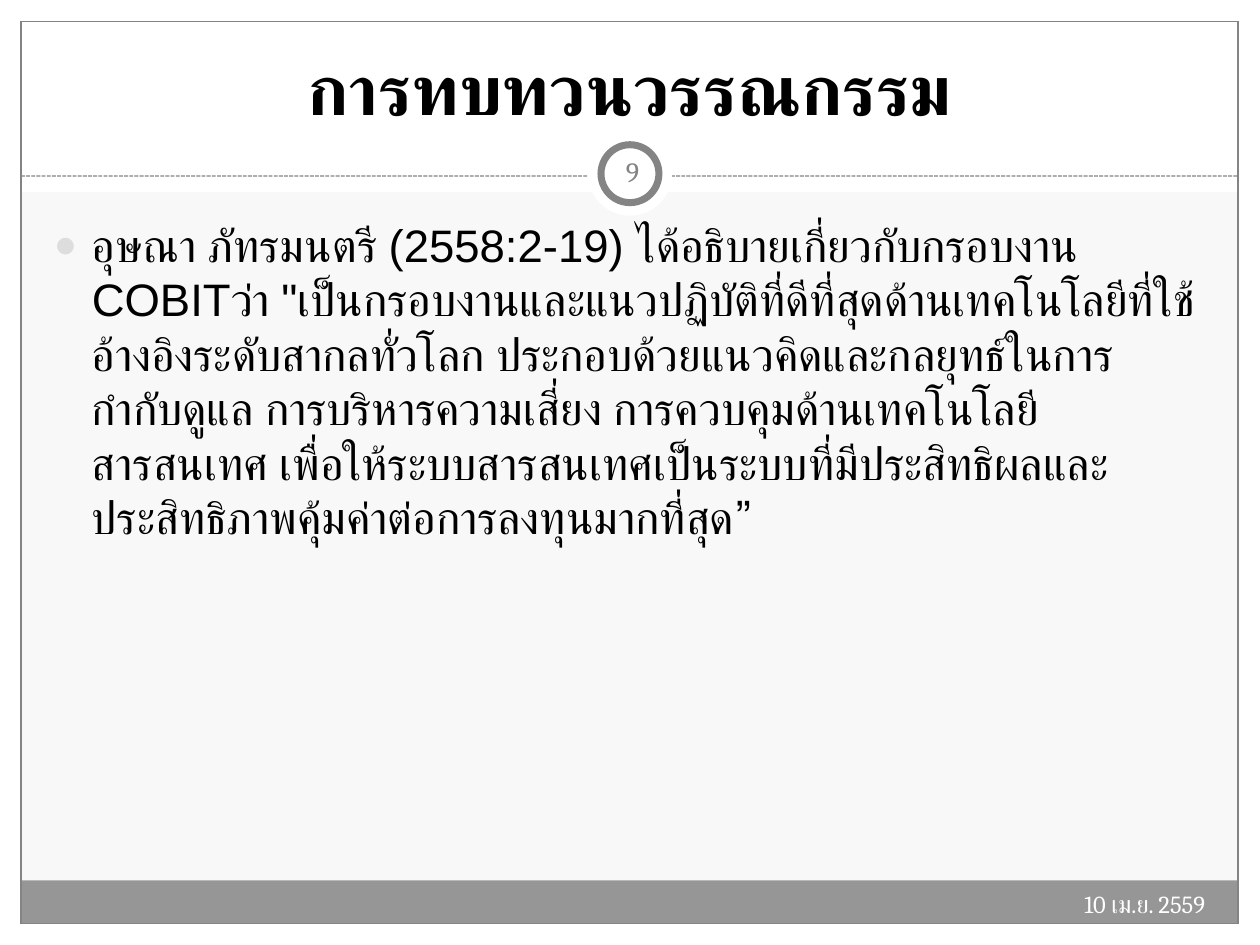
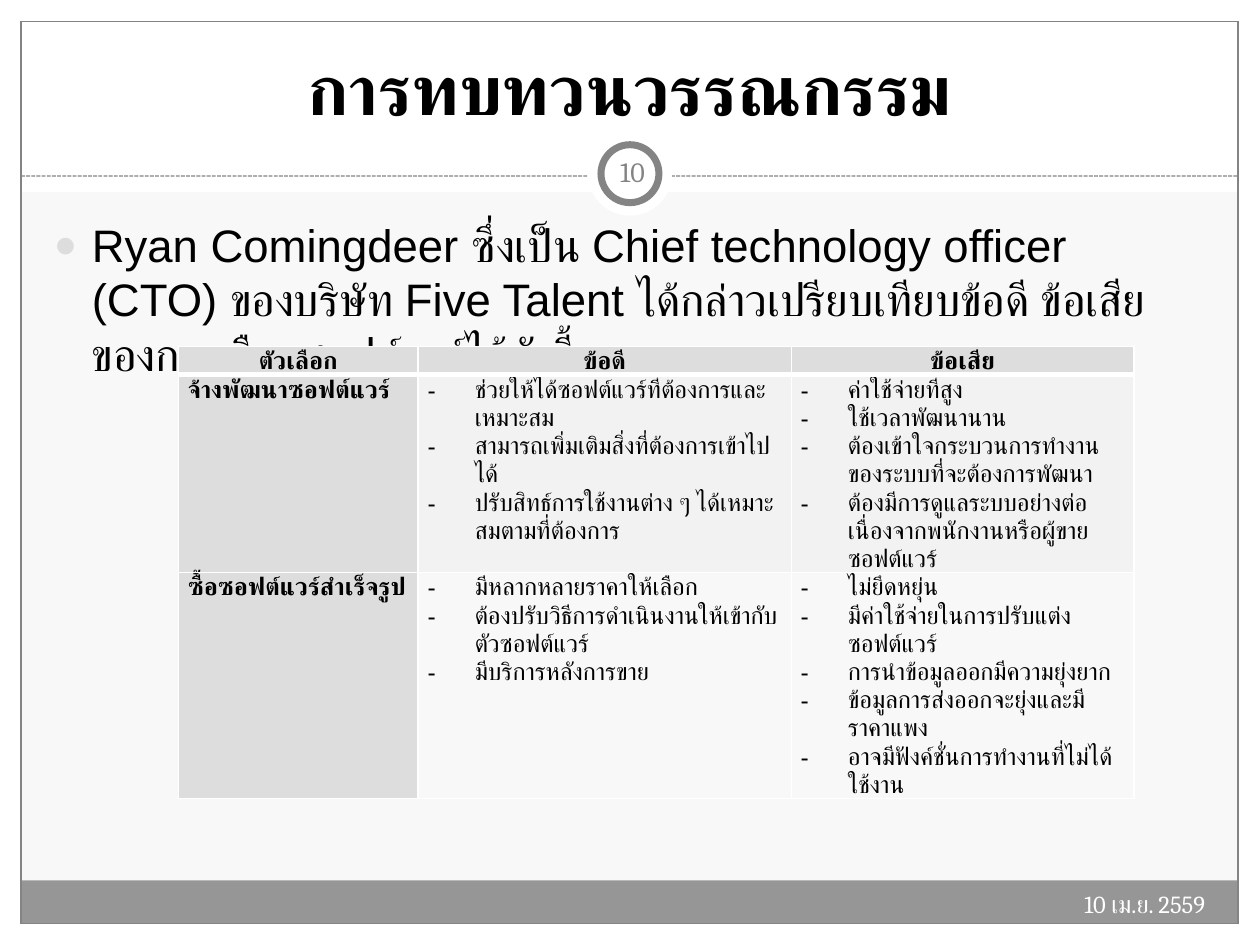
Before and after one commit to Tanandara/research, a slide deck: slide 10 of ฐานันดร์(โปรแกรมบัญชี RCIM)-Workshop (MBA).pptx (slide 9 before the commit). Drawn at 1260x945 pixels with LibreOffice and Linux fonts; fonts in the diff are those of the drawing. Boxes give left, top, right and bottom in pixels: in the first picture for what was removed or moved away, otherwise in the second. Text is boxed around its words. In the diff, an @@ line names an element or a change of style, - is before the commit and + after.

```diff
--- a/ฐานันดร์(โปรแกรมบัญชี RCIM)-Workshop (MBA).pptx
+++ b/ฐานันดร์(โปรแกรมบัญชี RCIM)-Workshop (MBA).pptx
@@ page number at bbox=[620, 163, 645, 182]: text changed @@
-9
+10
@@ text at bbox=[92, 226, 1145, 384]: text changed @@
-● อุษณา ภัทรมนตรี (2558:2-19) ได้อธิบายเกี่ยวกับกรอบงาน COBITว่า "เป็นกรอบงานและแนวปฏิบัติที่ดีที่สุดด้านเทคโนโลยีที่ใช้อ้างอิงระดับสากลทั่วโลก ประกอบด้วยแนวคิดและกลยุทธ์ในการกำกับดูแล การบริหารความเสี่ยง การควบคุมด้านเทคโนโลยีสารสนเทศ เพื่อให้ระบบสารสนเทศเป็นระบบที่มีประสิทธิผลและประสิทธิภาพคุ้มค่าต่อการลงทุนมากที่สุด”
+● Ryan Comingdeer ซึ่งเป็น Chief technology officer (CTO) ของบริษัท Five Talent ได้กล่าวเปรียบเทียบข้อดี ข้อเสียของการเลือกซอฟต์แวร์ไว้ดังนี้
@@ table added at bbox=[179, 346, 1134, 797], 3 rows, 3 columns @@
+ตัวเลือก | ข้อดี | ข้อเสีย
+จ้างพัฒนาซอฟต์แวร์ | ช่วยให้ได้ซอฟต์แวร์ที่ต้องการและเหมาะสม / สามารถเพิ่มเติมสิ่งที่ต้องการเข้าไปได้ / ปรับสิทธ์การใช้งานต่าง ๆ ได้เหมาะสมตามที่ต้องการ | ค่าใช้จ่ายที่สูง / ใช้เวลาพัฒนานาน / ต้องเข้าใจกระบวนการทำงานของระบบที่จะต้องการพัฒนา / ต้องมีการดูแลระบบอย่างต่อเนื่องจากพนักงานหรือผู้ขายซอฟต์แวร์
+ซื้อซอฟต์แวร์สำเร็จรูป | มีหลากหลายราคาให้เลือก / ต้องปรับวิธีการดำเนินงานให้เข้ากับตัวซอฟต์แวร์ / มีบริการหลังการขาย | ไม่ยึดหยุ่น / มีค่าใช้จ่ายในการปรับแต่งซอฟต์แวร์ / การนำข้อมูลออกมีความยุ่งยาก / ข้อมูลการส่งออกจะยุ่งและมีราคาแพง / อาจมีฟังค์ชั่นการทำงานที่ไม่ได้ใช้งาน
```
Also in this commit, not shown: 9 other slides changed, 1 slide added, 4 slides removed, 2 other files.
